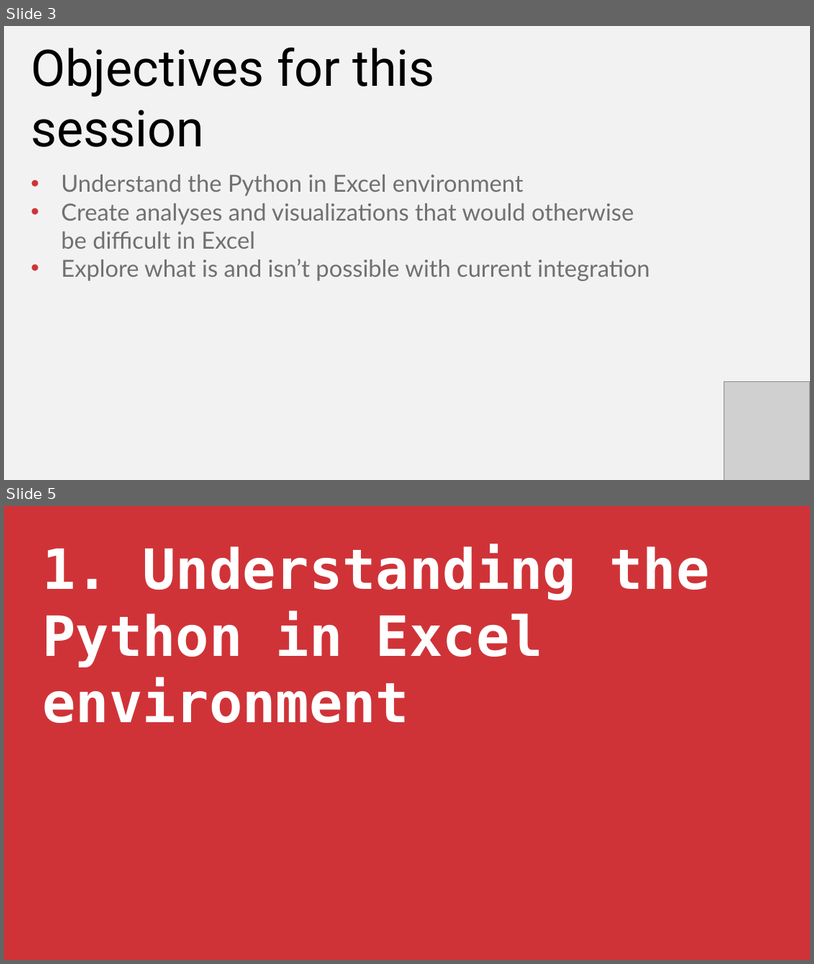
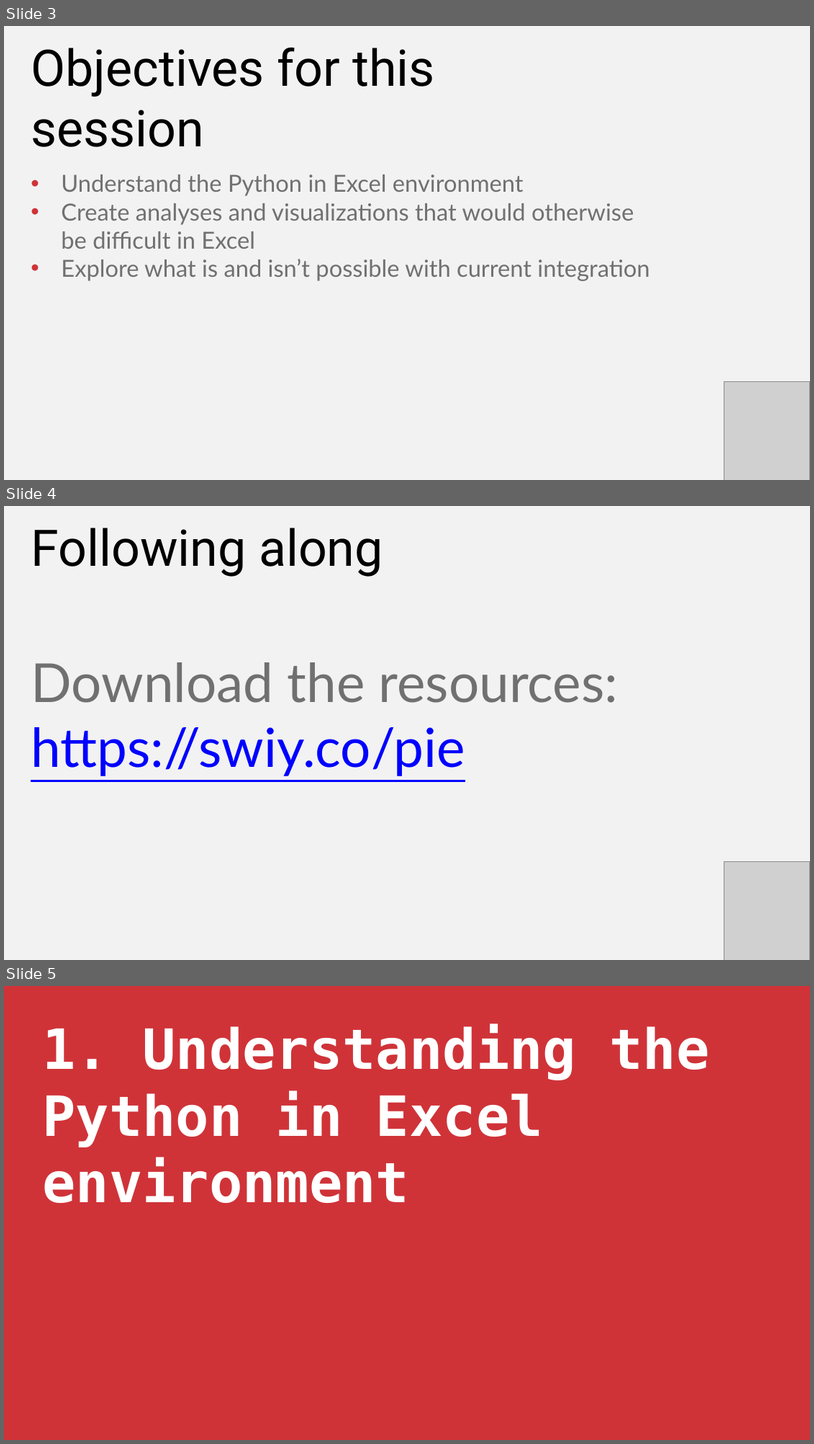
Before and after one commit to stringfestdata/xlgs-2024-pie, a slide deck: xlgs-python-in-excel-first-steps.pptx. Shown one above the other, each under a label of ours: slides 3 and 5 before the commit, slides 3, 4 and 5 after it; the slides between them are not shown. The pictures are 814x964 and 814x1444 pixels, drawn with LibreOffice and Linux fonts; fonts in the diff are those of the drawing; grey boxes stand for pictures. Boxes give left, top, right and bottom in pixels: in the first picture for what was removed or moved away, otherwise in the second. Text is boxed around its words. In the diff, an @@ line names an element or a change of style, - is before the commit and + after.

```diff
--- a/xlgs-python-in-excel-first-steps.pptx
+++ b/xlgs-python-in-excel-first-steps.pptx
@@ slide 4 added at [4, 506, 810, 960], background #F2F2F2 @@
@@ text added at [31, 528, 383, 577], 90 pt, text #000000 @@
+Following along
@@ text added at [31, 662, 618, 776], 96 pt, text #707070 @@
+Download the resources:
+https://swiy.co/pie
@@ picture added at [725, 861, 810, 960] @@
```
Also in this commit, not shown: 1 slide removed, 1 other file.
